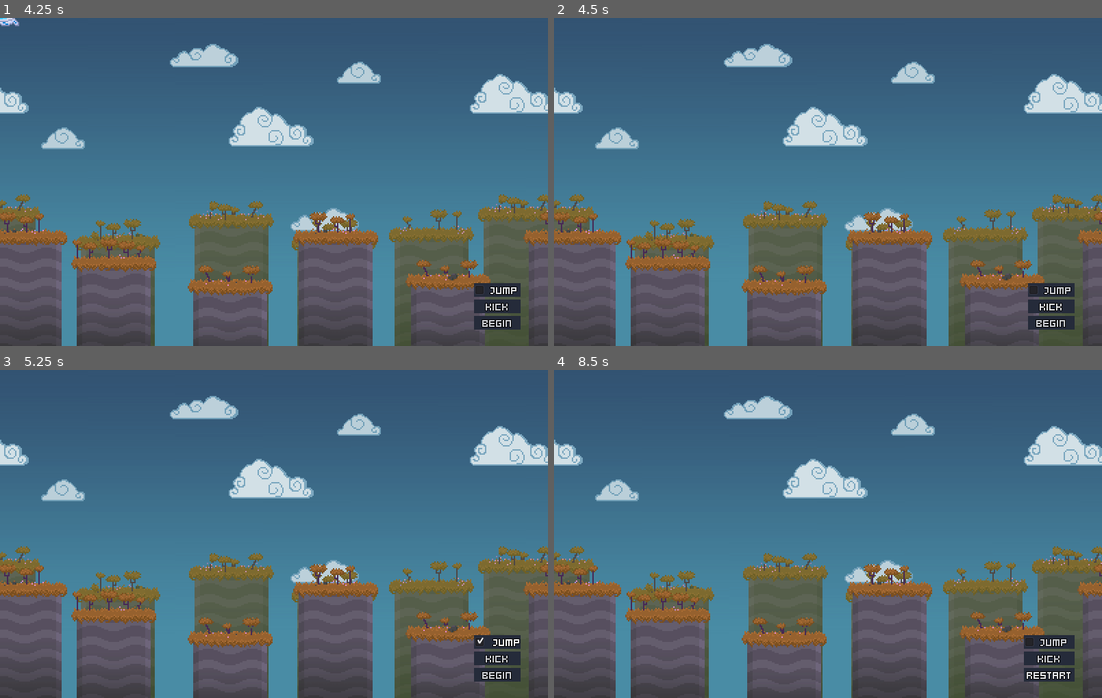
Above: before the commit, frames 1-4 (two rows, left to right).
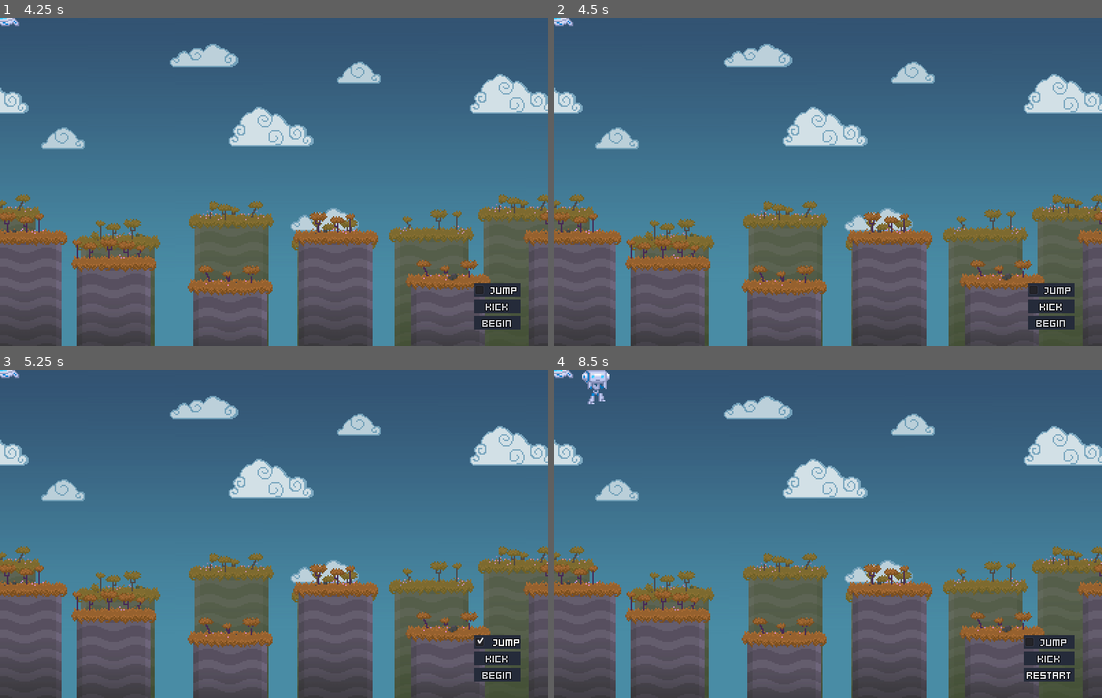
Above: after the commit, the same moments.

Repository: HexagonNico/Project-Wowie4
Game: Godot game, scene res://assets/levels/level.tscn
The game is run twice, just before and just after one commit, with the same random seed, the same clock (stepped at 60 frames per second) and the same inputs. This scene is started directly instead of the project's main scene. The engine's default icon, where the game draws it, is replaced by a stand-in: a white triangle on a blue panel in a dark square.
Inputs:
- Up to frame 1 (4.25 s): click "Begin" at 0.5 s; click "Restart" at 1.25 s; click "Begin" at 2 s; click "Restart" at 2.75 s; click "Jump" at 3.5 s
- Up to frame 2 (4.5 s): click "Kick" at 4.25 s
- Up to frame 3 (5.25 s): click "Jump" at 5 s
- Up to frame 4 (8.5 s): click "Kick" at 5.75 s; click "Jump" at 6.5 s; click "Kick" at 7.25 s; click "Begin" at 8 s

Frame 1 is identical in both runs. In frame 2, less than 0.1% of the frame differs, in the area x 0-4%, y 0-3%; in frame 3, less than 0.1%; in frame 4, 0.4%, in the area x 0-11%, y 0-11%.

Commit message:
Camera moves to robot if too far away from bubble wrap

Diff:
--- a/assets/levels/level.gd
+++ b/assets/levels/level.gd
@@ -13,7 +13,10 @@
 	var robot_valid = is_instance_valid(robot)
 	var bubble_wrap_ball_valid = is_instance_valid(bubble_wrap_ball)
 	if robot_valid and bubble_wrap_ball_valid:
-		camera.global_position = (robot.global_position + bubble_wrap_ball.global_position) / 2
+		if robot.global_position.distance_squared_to(bubble_wrap_ball.global_position) > 200 * 200:
+			camera.global_position = robot.global_position
+		else:
+			camera.global_position = (robot.global_position + bubble_wrap_ball.global_position) / 2
 	elif robot_valid:
 		camera.global_position = robot.global_position
 	elif bubble_wrap_ball_valid:
--- a/assets/robot/robot.tscn
+++ b/assets/robot/robot.tscn
@@ -10,7 +10,7 @@
 extents = Vector2( 10, 14 )
 
 [sub_resource type="RectangleShape2D" id=9]
-extents = Vector2( 96, 16 )
+extents = Vector2( 64, 16 )
 
 [sub_resource type="Animation" id=6]
 resource_name = "Falling"
@@ -153,7 +153,7 @@
 }
 
 [node name="CollisionShape" type="CollisionShape2D" parent="RobotSprite/EnemyDetector"]
-position = Vector2( 96, -2 )
+position = Vector2( 64, -2 )
 shape = SubResource( 9 )
 
 [node name="AnimationPlayer" type="AnimationPlayer" parent="."]
